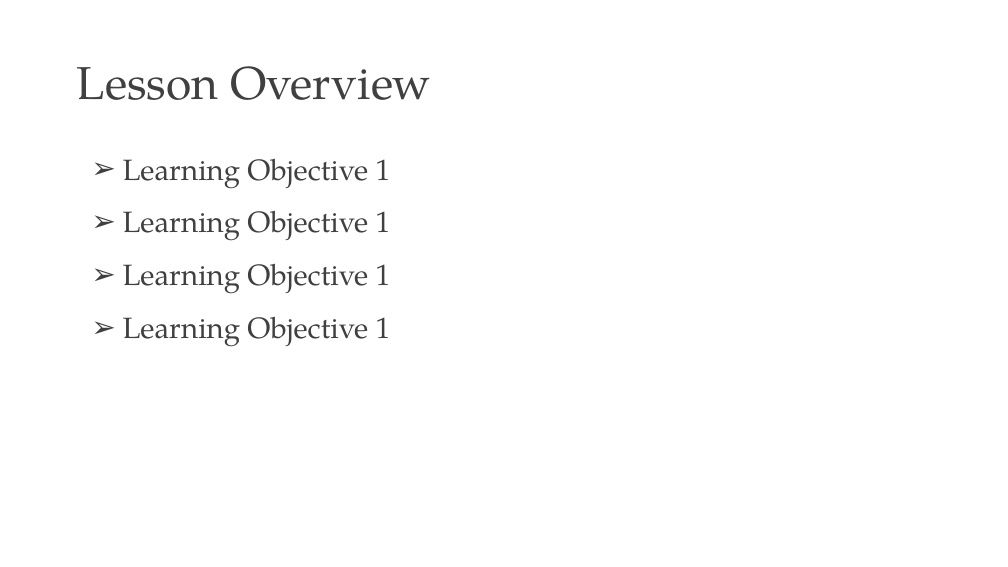
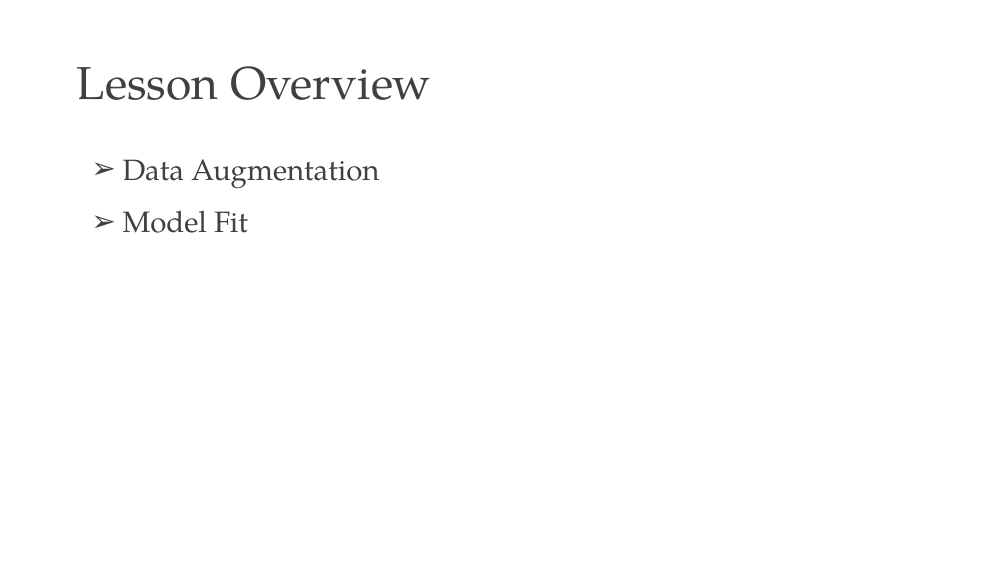
Before and after one commit to PracticumAI/cnn, a slide deck: slide 2 of presentations/03_data_augmentation.pptx. Drawn at 1008x567 pixels with LibreOffice and Linux fonts; fonts in the diff are those of the drawing. Boxes give left, top, right and bottom in pixels: in the first picture for what was removed or moved away, otherwise in the second. Text is boxed around its words. In the diff, an @@ line names an element or a change of style, - is before the commit and + after.

```diff
--- a/presentations/03_data_augmentation.pptx
+++ b/presentations/03_data_augmentation.pptx
@@ text at box(123, 159, 379, 189): text changed @@
-➢ Learning Objective 1
+➢ Data Augmentation
@@ text at box(123, 210, 248, 233): text changed @@
-➢ Learning Objective 1
+➢ Model Fit
@@ text removed at box(123, 263, 391, 294) @@
-➢ Learning Objective 1
@@ text removed at box(123, 316, 391, 347) @@
-➢ Learning Objective 1
```
Also in this commit, not shown: 2 other slides changed, 1 other file.
